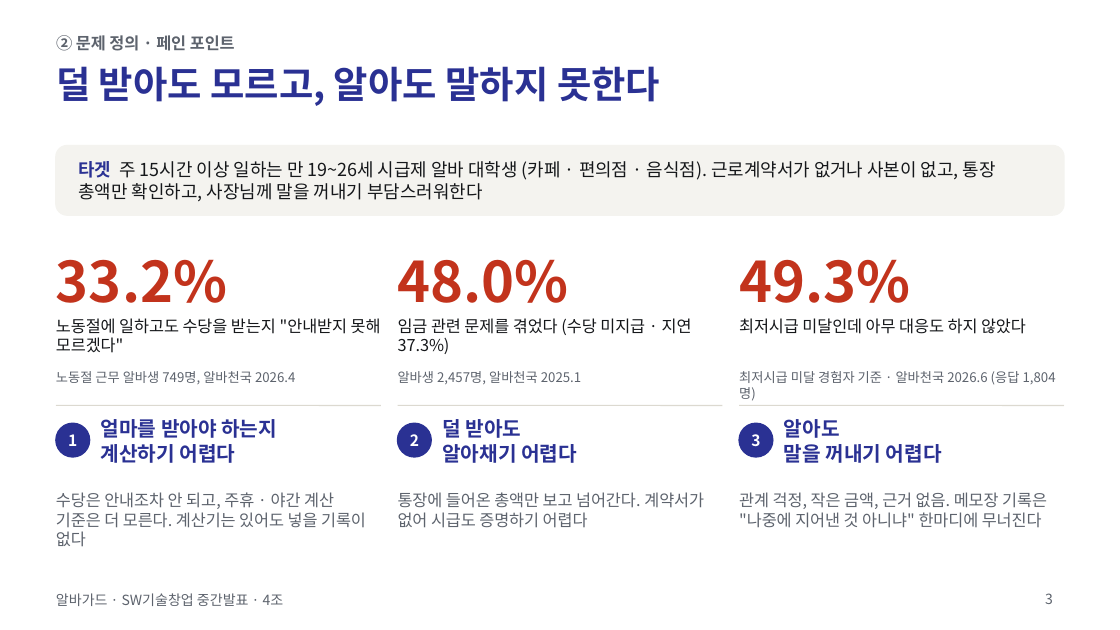
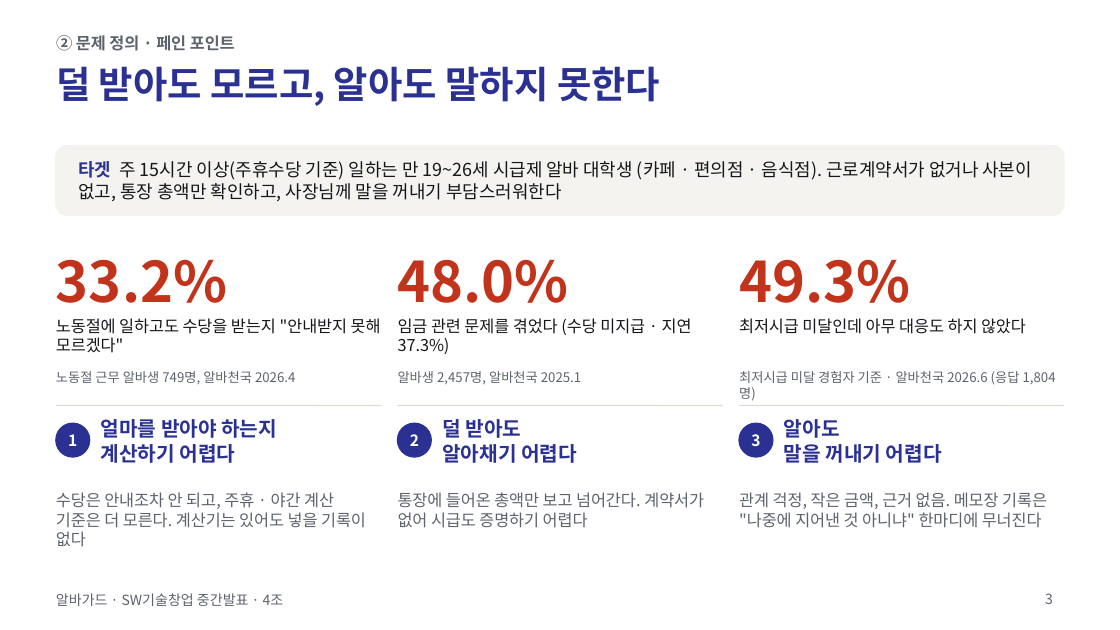
Before and after one commit to jihooni217/albaguard, a slide deck: slide 3 of docs/06_중간발표_PPT.pptx. Drawn at 1120x630 pixels with LibreOffice and Linux fonts; fonts in the diff are those of the drawing. Boxes give left, top, right and bottom in pixels: in the first picture for what was removed or moved away, otherwise in the second. Text is boxed around its words. In the diff, an @@ line names an element or a change of style, - is before the commit and + after.

```diff
--- a/docs/06_중간발표_PPT.pptx
+++ b/docs/06_중간발표_PPT.pptx
@@ text at <box>78,161,1032,201</box>: text changed @@
-타겟 주 15시간 이상 일하는 만 19~26세 시급제 알바 대학생 (카페 · 편의점 · 음식점). 근로계약서가 없거나 사본이 없고, 통장 총액만 확인하고, 사장님께 말을 꺼내기 부담스러워한다
+타겟 주 15시간 이상(주휴수당 기준) 일하는 만 19~26세 시급제 알바 대학생 (카페 · 편의점 · 음식점). 근로계약서가 없거나 사본이 없고, 통장 총액만 확인하고, 사장님께 말을 꺼내기 부담스러워한다
```
Also in this commit, not shown: 11 other slides changed, 6 other files.
